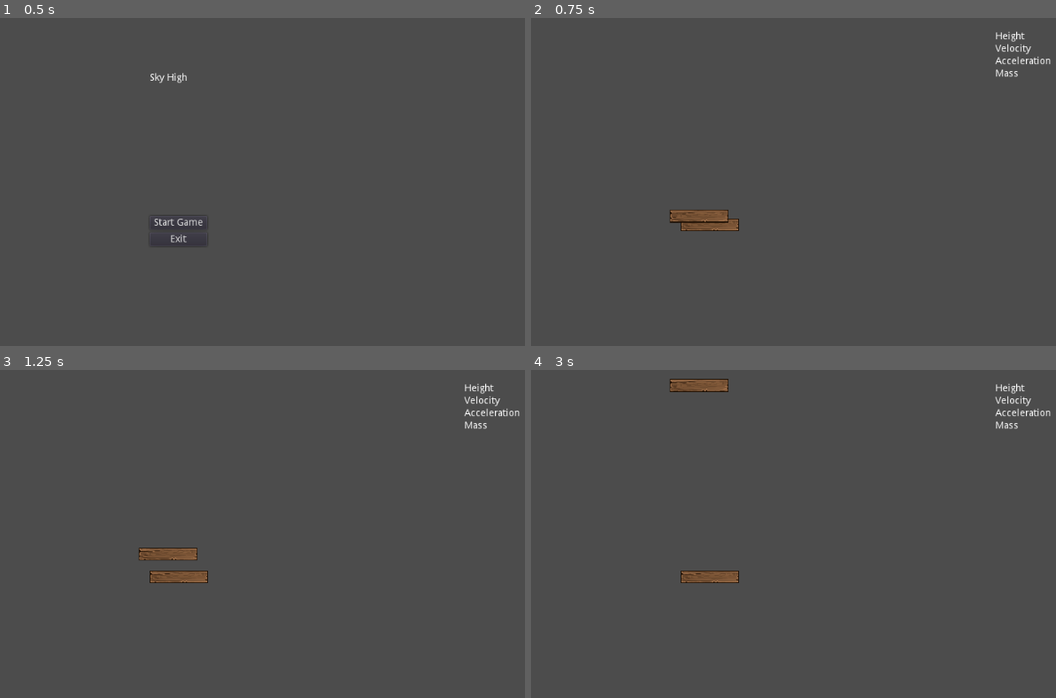
Above: before the commit, frames 1-4 (two rows, left to right).
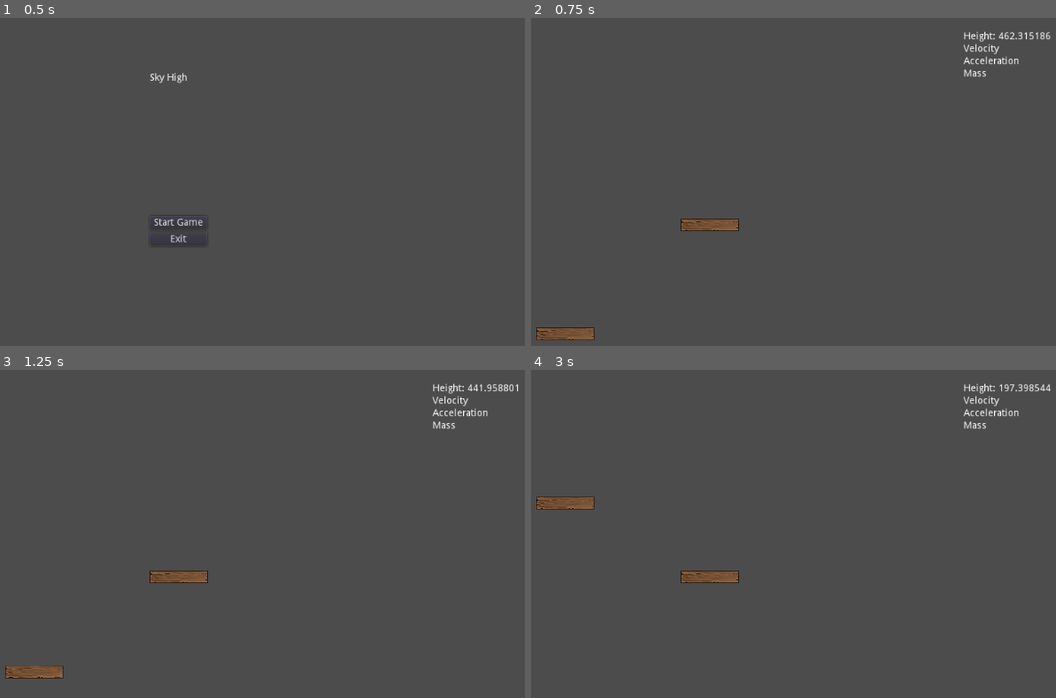
Above: after the commit, the same moments.

Repository: LaffertyDev/SkyHigh
Game: Godot game, scene res://game_menu/MainMenu.tscn
The game is run twice, just before and just after one commit, with the same random seed, the same clock (stepped at 60 frames per second) and the same inputs. Before the commit the project starts from res://MainMenu.tscn.
Inputs:
- Up to frame 1 (0.5 s): no input
- Up to frame 2 (0.75 s): click "Start Game" at 0.5 s
- Up to frame 3 (1.25 s): no input
- Up to frame 4 (3 s): no input

Frame 1 is identical in both runs. In frame 2, 1.5% of the frame differs, in the area x 1-99%, y 4-99%; in frame 3, 1.5%; in frame 4, 1.6%, in the area x 1-99%, y 2-43%.

Commit message:
add game over detection

Diff:
--- /dev/null
+++ b/City.gd
@@ -0,0 +1,15 @@
+extends RigidBody2D
+
+
+signal hit_ground
+signal city_move(height)
+
+func _ready():
+	pass # Replace with function body.
+
+func _process(delta):
+	var position = self.global_position.y
+	if (position > 0):
+		emit_signal("hit_ground")
+
+	emit_signal("city_move", position)
--- a/SkyHigh.gd
+++ b/SkyHigh.gd
@@ -9,3 +9,11 @@
 # Called every frame. 'delta' is the elapsed time since the previous frame.
 #func _process(delta):
 #	pass
+
+
+func _on_City_hit_ground():
+	# hit the ground
+	print("Game Over")
+	var res = get_tree().change_scene("res://game_menu/MainMenu.tscn")
+	if res != OK:
+		print("There was a massive failure")
--- a/SkyHigh.tscn
+++ b/SkyHigh.tscn
@@ -1,15 +1,20 @@
-[gd_scene load_steps=4 format=2]
+[gd_scene load_steps=5 format=2]
 
-[ext_resource path="res://GUI.tscn" type="PackedScene" id=1]
+[ext_resource path="res://game_gui/GUI.tscn" type="PackedScene" id=1]
 [ext_resource path="res://SkyHigh.gd" type="Script" id=2]
 [ext_resource path="res://units/platform/Plank_03.png" type="Texture" id=3]
+[ext_resource path="res://City.gd" type="Script" id=4]
 
 [node name="SkyHigh" type="Node"]
 script = ExtResource( 2 )
 starting_height = 1000
 
 [node name="City" type="RigidBody2D" parent="."]
-position = Vector2( 526.403, 290.417 )
+position = Vector2( 790.116, -463.805 )
+script = ExtResource( 4 )
+__meta__ = {
+"_edit_group_": true
+}
 
 [node name="Camera2D" type="Camera2D" parent="City"]
 current = true
@@ -28,6 +33,8 @@
 margin_bottom = 0.0
 
 [node name="Sprite2" type="Sprite" parent="."]
-position = Vector2( 510.89, 279.336 )
+position = Vector2( 581.214, -304.351 )
 scale = Vector2( 0.1, 0.1 )
 texture = ExtResource( 3 )
+[connection signal="city_move" from="City" to="CanvasLayer/GUI" method="_on_City_city_move"]
+[connection signal="hit_ground" from="City" to="." method="_on_City_hit_ground"]
--- /dev/null
+++ b/game_gui/GUI.gd
@@ -0,0 +1,8 @@
+extends MarginContainer
+
+
+func _on_City_city_move(height):
+	var normalized_height = height * -1
+	$HBoxContainer/Info/Height.text = "Height: " + str(normalized_height)
+
+	pass # Replace with function body.
--- a/GUI.tscn
+++ b/game_gui/GUI.tscn
@@ -1,4 +1,6 @@
-[gd_scene format=2]
+[gd_scene load_steps=2 format=2]
+
+[ext_resource path="res://game_gui/GUI.gd" type="Script" id=1]
 
 [node name="GUI" type="MarginContainer"]
 anchor_right = 1.0
@@ -7,6 +9,7 @@
 custom_constants/margin_top = 20
 custom_constants/margin_left = 20
 custom_constants/margin_bottom = 20
+script = ExtResource( 1 )
 __meta__ = {
 "_edit_use_anchors_": false
 }
--- a/MainMenu.tscn
+++ b/game_menu/MainMenu.tscn
@@ -1,6 +1,6 @@
 [gd_scene load_steps=2 format=2]
 
-[ext_resource path="res://MainMenu.gd" type="Script" id=1]
+[ext_resource path="res://game_menu/MainMenu.gd" type="Script" id=1]
 
 [node name="MainMenu" type="MarginContainer"]
 anchor_left = 0.5
--- a/project.godot
+++ b/project.godot
@@ -16,7 +16,7 @@
 [application]
 
 config/name="SkyHigh_GMTK_2020_GameJam"
-run/main_scene="res://MainMenu.tscn"
+run/main_scene="res://game_menu/MainMenu.tscn"
 config/icon="res://icon.png"
 
 [rendering]
Renamed: MainMenu.gd -> game_menu/MainMenu.gd
